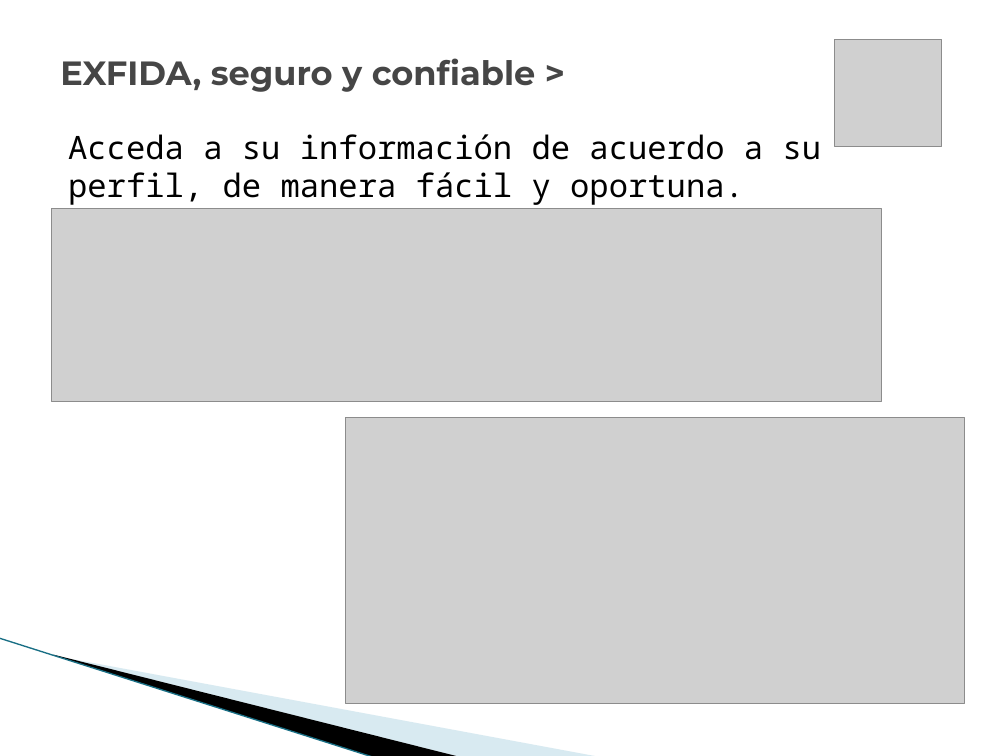
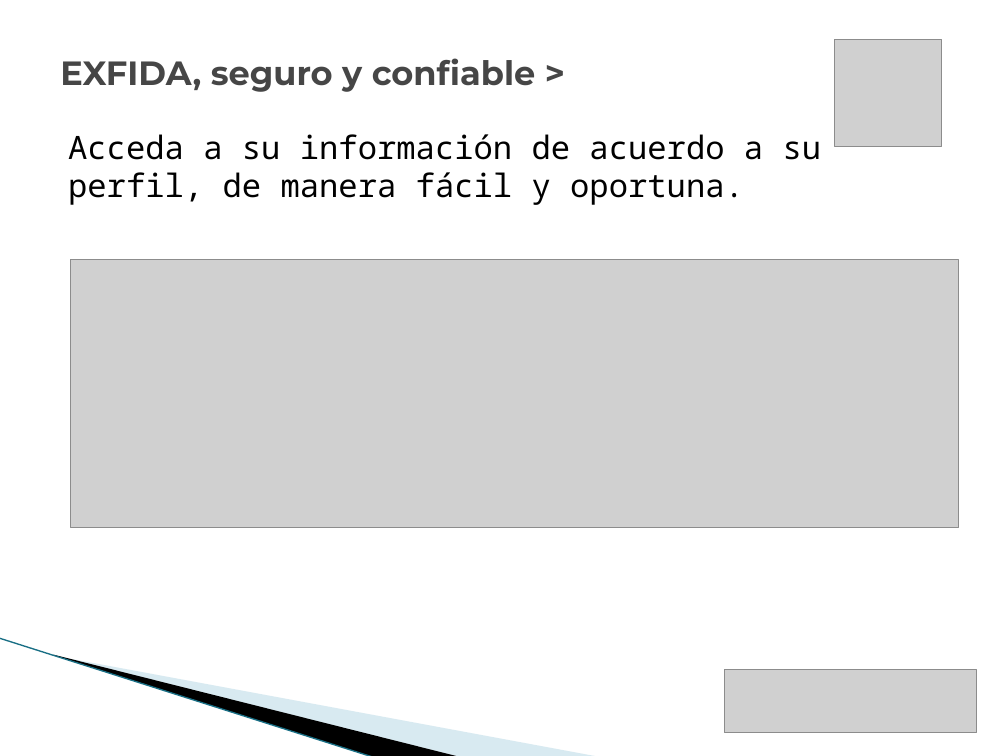
Before and after one commit to vicky1404/rev-ii, a slide deck: slide 10 of docs/comercial/brochure_2.pptx. Drawn at 1008x756 pixels with LibreOffice and Linux fonts; fonts in the diff are those of the drawing; grey boxes stand for pictures; background and template pictures are left out. Boxes give left, top, right and bottom in pixels: in the first picture for what was removed or moved away, otherwise in the second. Text is boxed around its words. In the diff, an @@ line names an element or a change of style, - is before the commit and + after.

```diff
--- a/docs/comercial/brochure_2.pptx
+++ b/docs/comercial/brochure_2.pptx
@@ picture removed at bbox=[51, 209, 881, 402] @@
@@ picture added at bbox=[71, 260, 959, 528] @@
@@ picture removed at bbox=[346, 417, 965, 703] @@
@@ picture added at bbox=[725, 669, 977, 733] @@
```
Also in this commit, not shown: 15 other slides changed, 2 slides added.
